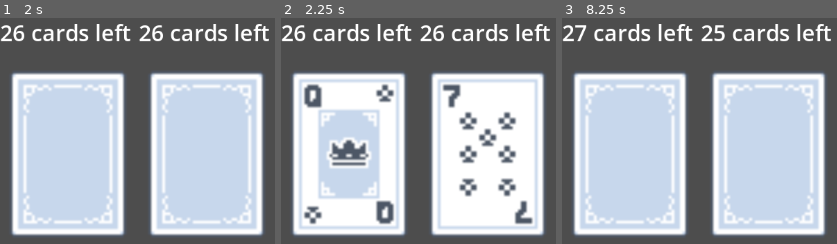
Above: before the commit, frames 1-3 (left to right).
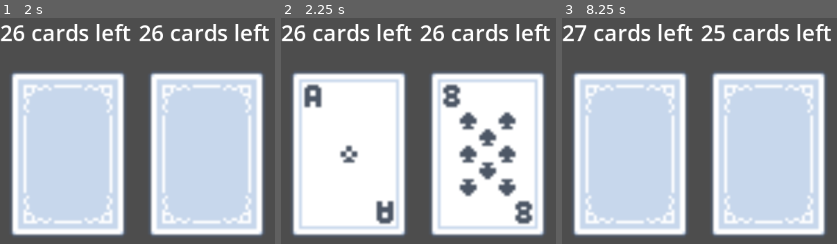
Above: after the commit, the same moments.

Repository: cbrenton/warlatro
Game: Godot game, scene res://main.tscn
Two runs of this game, one before a commit and one after it. Both use one fixed random seed, a clock stepped at 60 frames per second and the inputs below. The project has no main scene, so this scene is started directly.
Inputs (mouse positions are in pixels of both pictures, inside the frame that each line leads up to):
- Up to frame 1 (2 s): tap Enter at 0.5 s; move the mouse to (outside the picture) at 0.52 s; hold Shift 0.53-1.28 s; click (outside the picture) at 0.67 s; tap Space at 1.25 s; move the mouse to (outside the picture) at 1.27 s; tap Shift at 1.35 s; click (outside the picture) at 1.42 s
- Up to frame 2 (2.25 s): tap Enter at 2 s; move the mouse to (440, 173) at 2.02 s; hold Shift from 2.03 s (still down); click (440, 173) at 2.17 s
- Up to frame 3 (8.25 s): tap Space at 2.75, 4.25 s; move the mouse to (outside the picture) at 2.77 s; release Shift at 2.78 s; tap Shift every 1.5 s from 2.85 to 7.35 s; click (outside the picture) at 2.92 s; tap Enter at 3.5 s; move the mouse to (outside the picture) at 3.52 s; hold Shift 3.53-4.28 s; click (outside the picture) at 3.67 s; move the mouse to (outside the picture) at 4.27 s; click (outside the picture) at 4.42 s; move the mouse to (outside the picture) at 5.02 s; hold Shift 5.03-5.78 s; click (outside the picture) at 5.17 s; move the mouse to (outside the picture) at 5.77 s; click (outside the picture) at 5.92 s; move the mouse to (outside the picture) at 6.52 s; hold Shift 6.53-7.28 s; click (outside the picture) at 6.67 s; move the mouse to (outside the picture) at 7.27 s; click (outside the picture) at 7.42 s; move the mouse to (721, 173) at 8.02 s; hold Shift from 8.03 s (still down); click (721, 173) at 8.17 s

Frame 1 is identical in both runs. In frame 2, 11% of the frame differs, in the area x 8-92%, y 29-92%; in frame 3, nothing differs.

Commit message:
Add shift-click

Diff:
--- a/warlatro/card_manager.gd
+++ b/warlatro/card_manager.gd
@@ -38,6 +38,14 @@
 			var card = raycast_check_for_card()
 			if card:
 				card.handle_click()
+
+func _process(_delta) -> void:
+	if Input.is_key_pressed(KEY_SHIFT):
+		if Input.is_mouse_button_pressed(MOUSE_BUTTON_LEFT):
+			var card = raycast_check_for_card()
+			if card:
+				card.handle_click()
+
 
 func deal_from_deck(x_pos):
 	var card = self.deck.deal_top()
